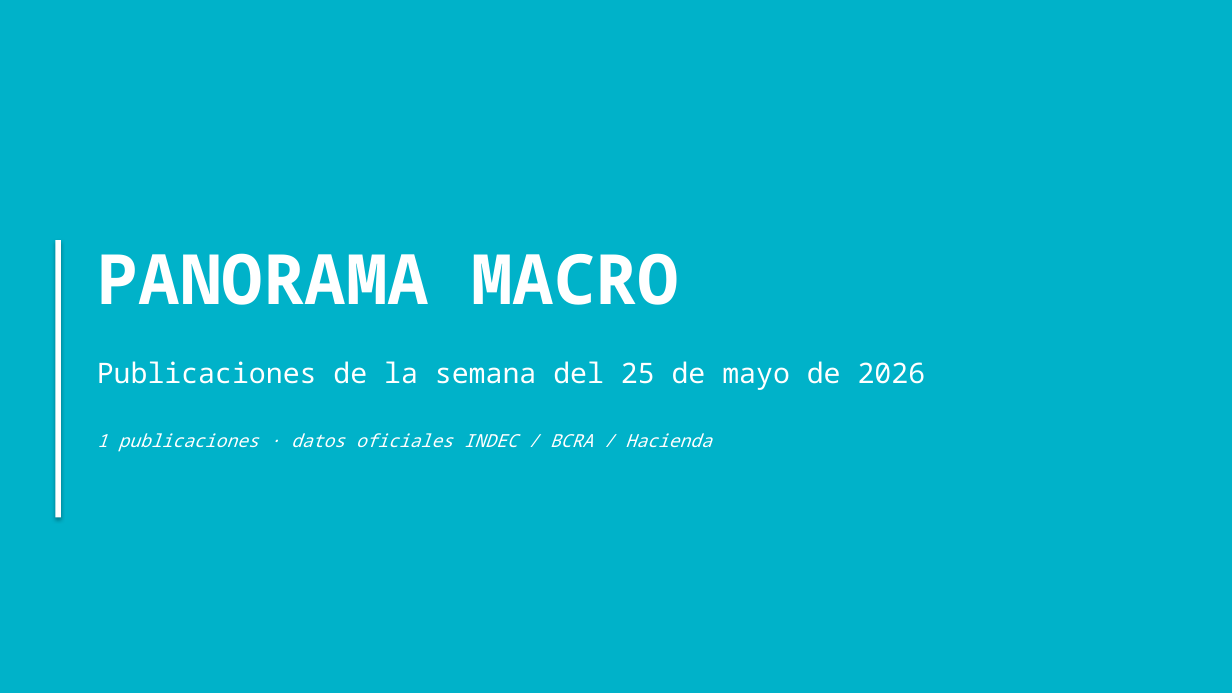
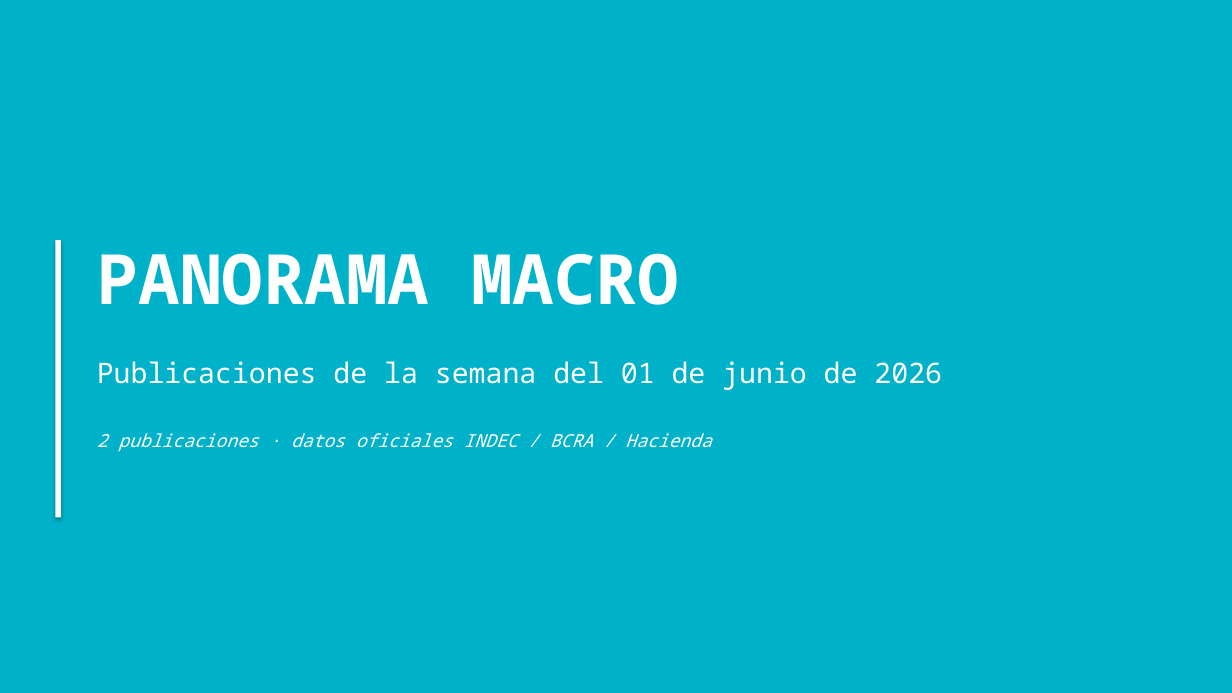
Before and after one commit to nwalovnik/boludos-ppt, a slide deck: slide 1 of publicaciones_semana.pptx. Drawn at 1232x693 pixels with LibreOffice and Linux fonts; fonts in the diff are those of the drawing. Boxes give left, top, right and bottom in pixels: in the first picture for what was removed or moved away, otherwise in the second. Text is boxed around its words. In the diff, an @@ line names an element or a change of style, - is before the commit and + after.

Commit message:
pipeline: PPTX self-consistent + templates rec/turismo + mora preliminar
build_slides.py:
- tpl_rec: recaudacion con var nominal/real i.a. (deflactor IPC oficial o REM proy.)
  + deteccion de quiebre de tendencia tras meses de caida real
- tpl_turismo: receptivo + emisivo + saldo con var i.a.
- tpl_mora: badge PRELIMINAR, delta vs mes anterior, marca fila * en tabla
- TEMPLATES: registra rec, turismo, ripte

scraper/update_all.py:
- Wrapper que corre scrape.py + build_slides.py en orden
- El workflow daily-update.yml YA hace ambos pasos; este es para corridas locales

publicaciones_semana.pptx regenerado con rec mayo + mora abril preliminar.

```diff
--- a/publicaciones_semana.pptx
+++ b/publicaciones_semana.pptx
@@ text at (x1=97, y1=361, x2=942, y2=390): text changed @@
-Publicaciones de la semana del 25 de mayo de 2026
+Publicaciones de la semana del 01 de junio de 2026
@@ text at (x1=97, y1=433, x2=711, y2=452): text changed @@
-1 publicaciones · datos oficiales INDEC / BCRA / Hacienda
+2 publicaciones · datos oficiales INDEC / BCRA / Hacienda
```
Also in this commit, not shown: 2 slides added, 1 slide removed, 2 other files.
